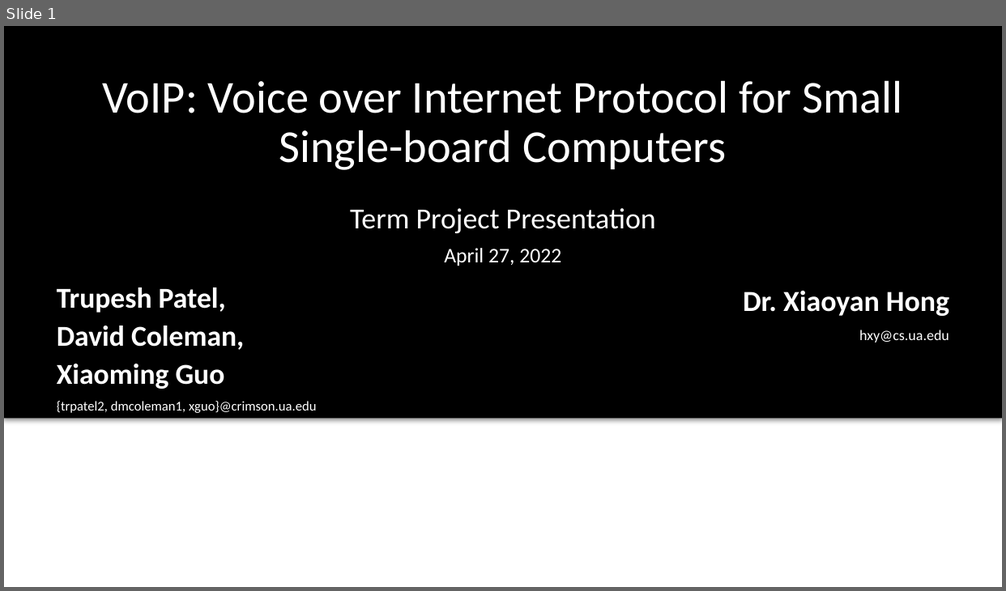
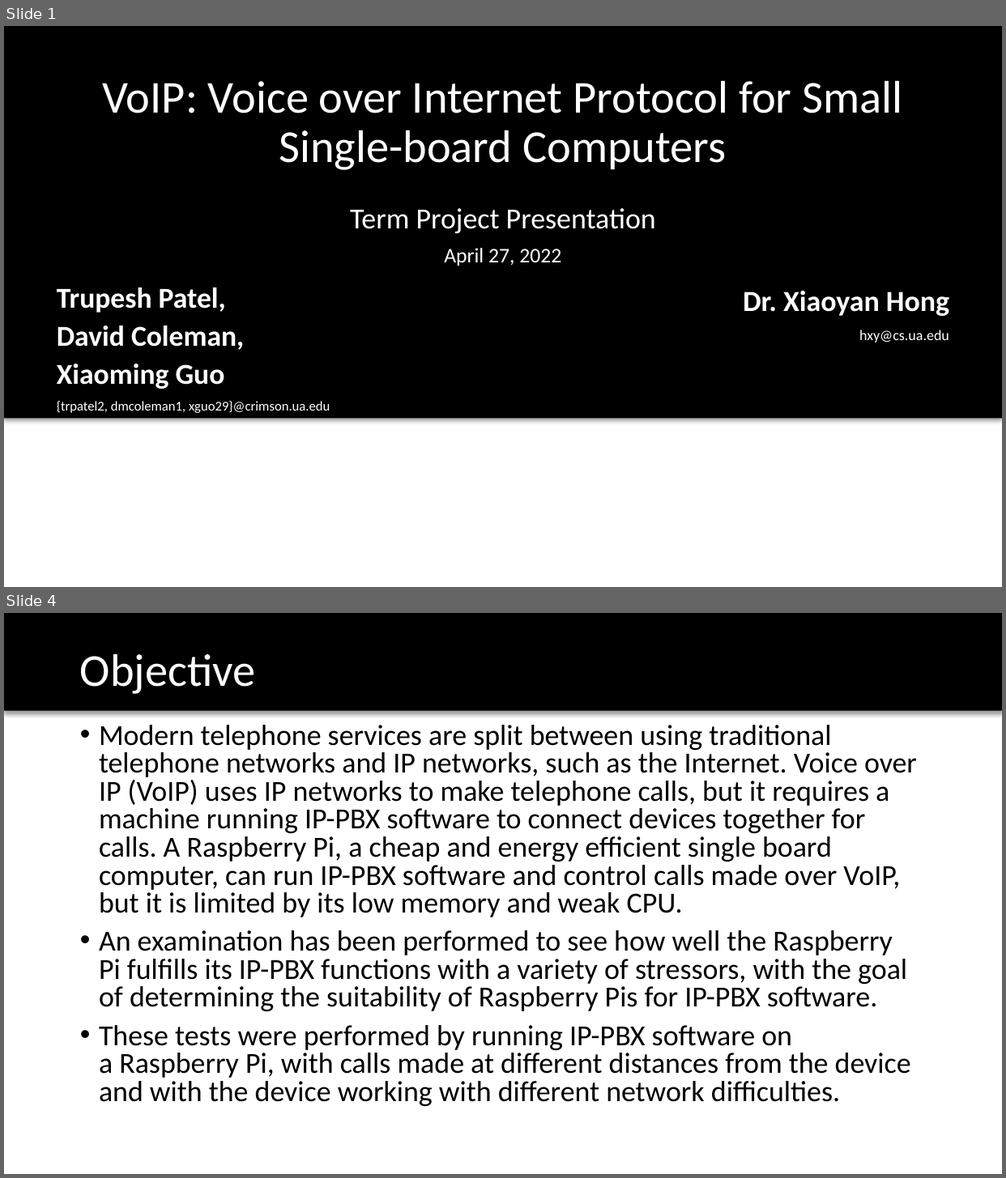
Before and after one commit to TrupeshKumarPatel/IoT_RaspberryPi, a slide deck: project_presentation/VoIP_final_presentation.pptx. Shown one above the other, each under a label of ours: slide 1 before the commit, slides 1 and 4 after it; the slides between them are not shown. The pictures are 1006x591 and 1006x1178 pixels, drawn with LibreOffice and Linux fonts; fonts in the diff are those of the drawing; background and template pictures are left out. Boxes give left, top, right and bottom in pixels: in the first picture for what was removed or moved away, otherwise in the second. Text is boxed around its words. In the diff, an @@ line names an element or a change of style, - is before the commit and + after.

```diff
--- a/project_presentation/VoIP_final_presentation.pptx
+++ b/project_presentation/VoIP_final_presentation.pptx
@@ slide 4 added at [4, 613, 1002, 1174], background #FFFFFF @@
@@ rectangle added at [4, 613, 1002, 711], fill #000000 @@
@@ title added at [80, 653, 256, 694], 44 pt, text #FFFFFF @@
+Objective
@@ text added at [99, 725, 917, 1106], 28 pt, text #000000 @@
+• Modern telephone services are split between using traditional telephone networks and IP networks, such as the Internet. Voice over IP (VoIP) uses IP networks to make telephone calls, but it requires a machine running IP-PBX software to connect devices together for calls. A Raspberry Pi, a cheap and energy efficient single board computer, can run IP-PBX software and control calls made over VoIP, but it is limited by its low memory and weak CPU.
+• An examination has been performed to see how well the Raspberry Pi fulfills its IP-PBX functions with a variety of stressors, with the goal of determining the suitability of Raspberry Pis for IP-PBX software.
+• These tests were performed by running IP-PBX software on a Raspberry Pi, with calls made at different distances from the device and with the device working with different network difficulties.
@@ slide 1 changed as well @@
@@ text at [57, 401, 330, 413]: text changed @@
-{trpatel2, dmcoleman1, xguo}@crimson.ua.edu
+{trpatel2, dmcoleman1, xguo29}@crimson.ua.edu
```
Also in this commit, not shown: 18 other slides added, 1 other file.
